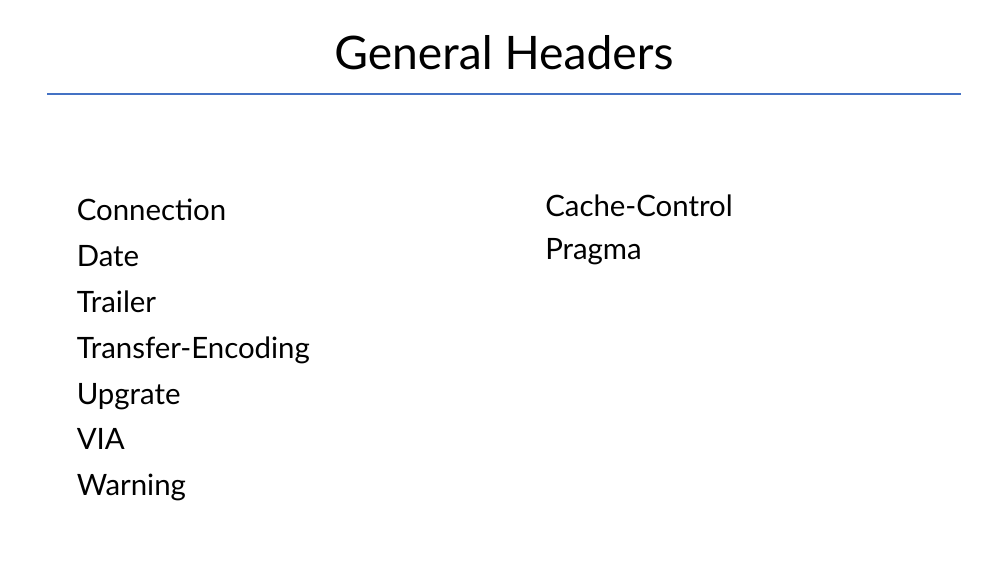
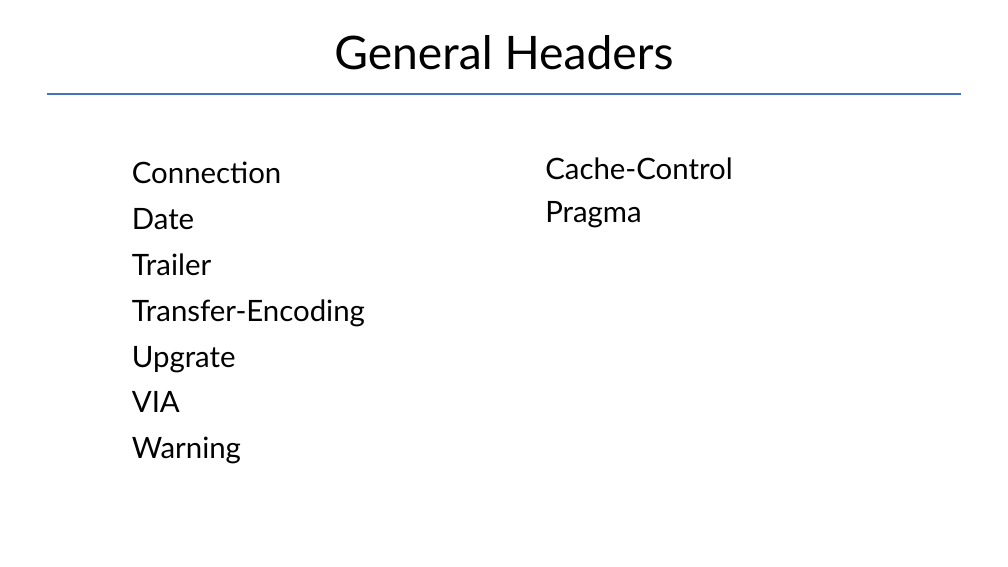
Before and after one commit to Garnik94/Levelup_presentations, a slide deck: slide 17 of Http/Http_presentation.pptx. Drawn at 1008x567 pixels with LibreOffice and Linux fonts; fonts in the diff are those of the drawing. Boxes give left, top, right and bottom in pixels: in the first picture for what was removed or moved away, otherwise in the second. Text is boxed around its words. In the diff, an @@ line names an element or a change of style, - is before the commit and + after.

```diff
--- a/Http/Http_presentation.pptx
+++ b/Http/Http_presentation.pptx
@@ text "Connection": place and size @@
-text "Connection" at <box>77,198,310,501</box>
+text "Connection" at <box>132,161,365,464</box>
@@ text "Cache-Control": place and size @@
-text "Cache-Control" at <box>545,194,732,264</box>
+text "Cache-Control" at <box>545,157,732,227</box>
```
Also in this commit, not shown: 4 other slides changed, 2 slides added, 2 slides removed, 2 other files.
